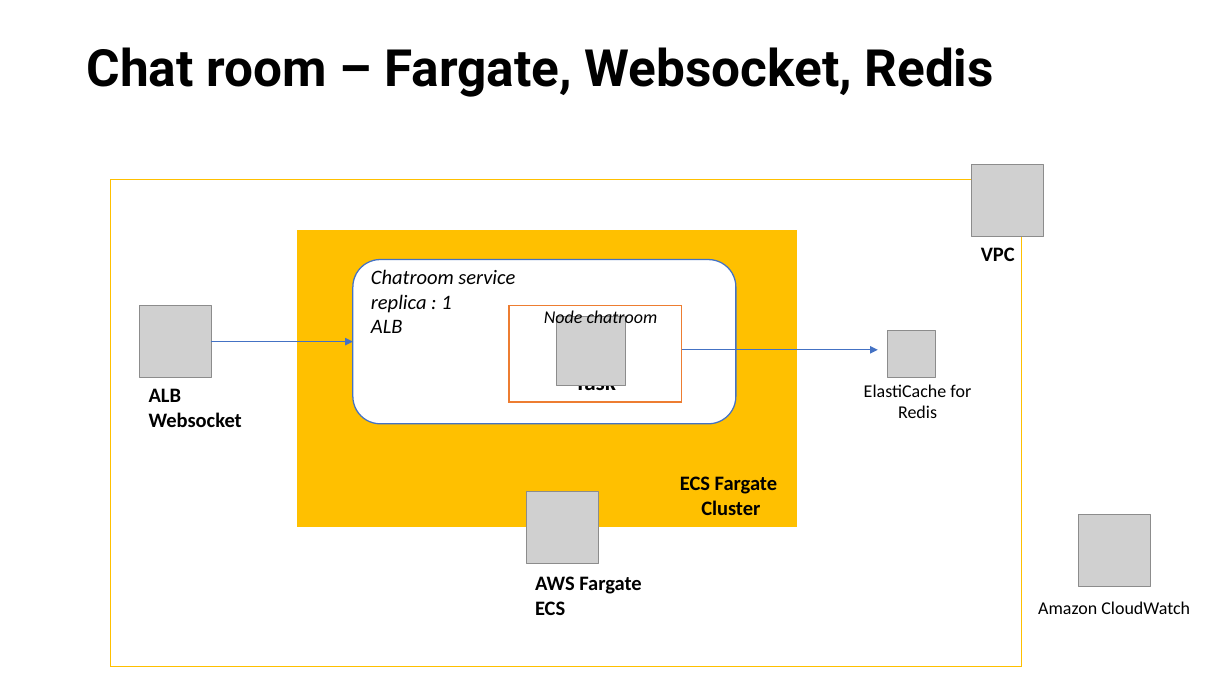
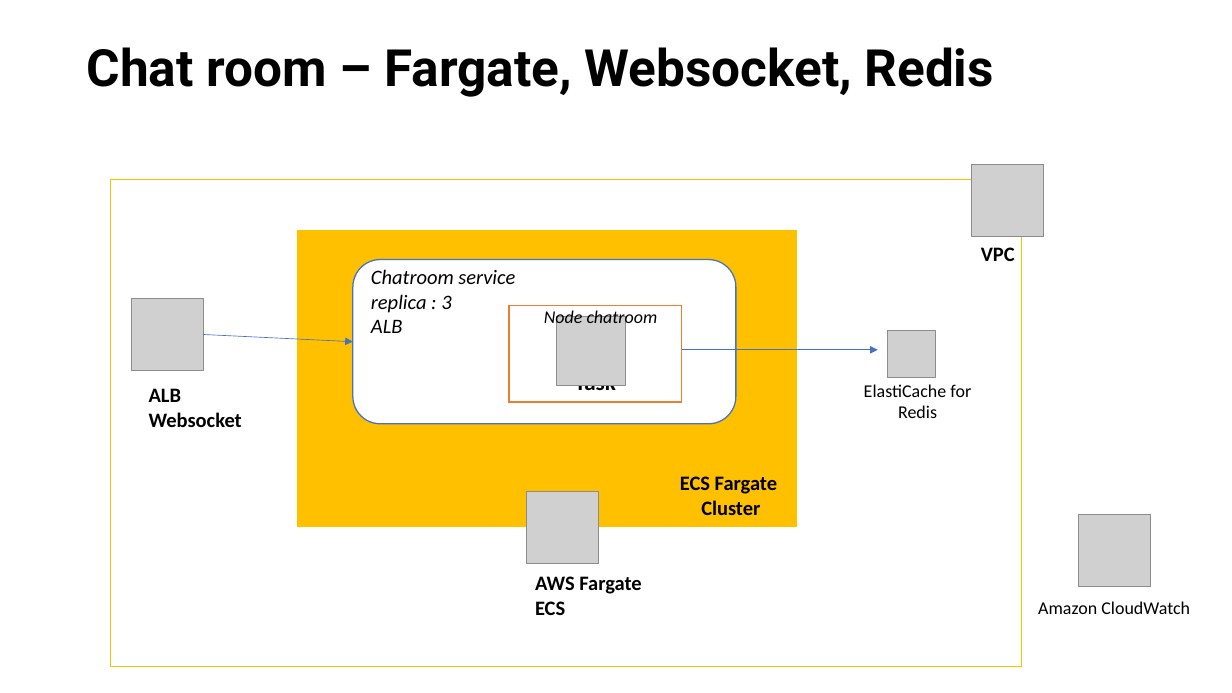
Before and after one commit to enghwa/chat-websocket-fargate, a slide deck: slide 2 of fargate-redis-chat.pptx. Drawn at 1232x693 pixels with LibreOffice and Linux fonts; fonts in the diff are those of the drawing; grey boxes stand for pictures. Boxes give left, top, right and bottom in pixels: in the first picture for what was removed or moved away, otherwise in the second. Text is boxed around its words. In the diff, an @@ line names an element or a change of style, - is before the commit and + after.

```diff
--- a/fargate-redis-chat.pptx
+++ b/fargate-redis-chat.pptx
@@ picture moved from (x1=140, y1=306, x2=212, y2=378) to (x1=131, y1=299, x2=203, y2=371) @@
@@ text at (x1=371, y1=294, x2=451, y2=313): text changed @@
-replica : 1
+replica : 3
@@ arrow moved from (212, 342) - (353, 342) to (203, 335) - (353, 342) @@
```
Also in this commit, not shown: 1 other file.
